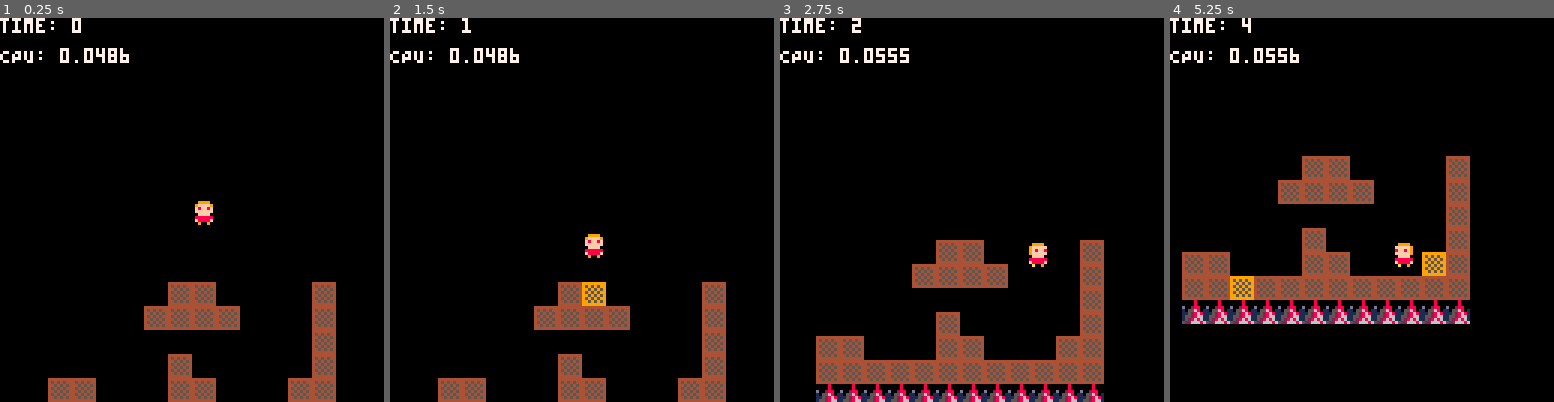
Above: before the commit, frames 1-4 (left to right).
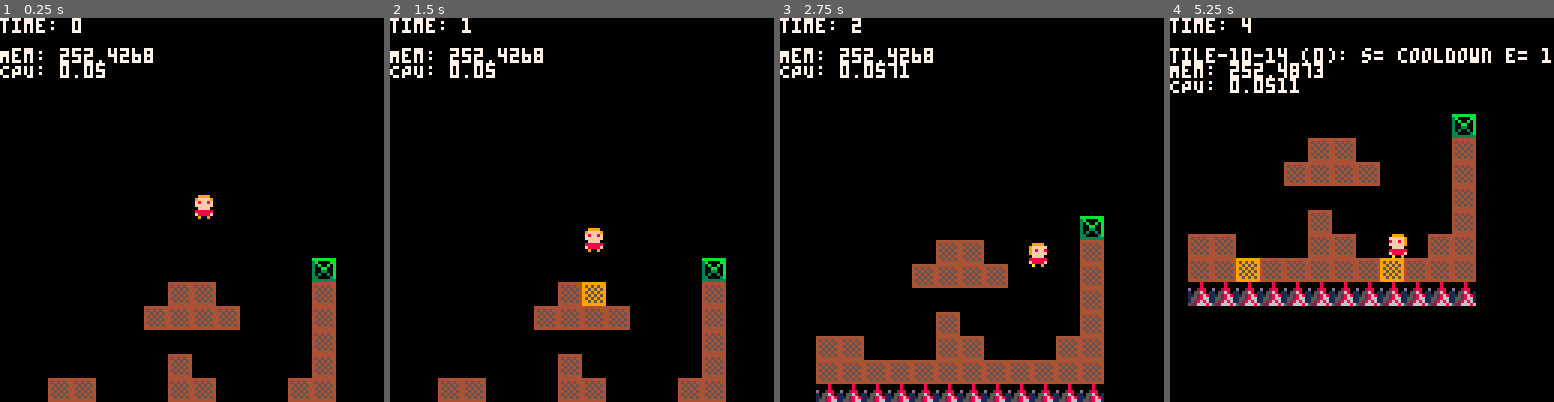
Above: after the commit, the same moments.

Repository: millwardesque/sizzle
Game: PICO-8 cartridge sizzle.p8
Two runs of this game, one before a commit and one after it. Both use one fixed random seed, a clock stepped at 60 frames per second and the inputs below.
Inputs:
- Up to frame 1 (0.25 s): no input
- Up to frame 2 (1.5 s): tap X (X key) at 0.33, 1.07 s; tap O (Z key) at 0.7 s
- Up to frame 3 (2.75 s): hold Right 1.6-2.1 s; tap O (Z key) at 1.7, 2.1, 2.5 s; tap X (X key) at 1.85 s; hold Up 2.15-2.42 s; hold Right from 2.47 s (still down)
- Up to frame 4 (5.25 s): tap O (Z key) every 0.4 s from 2.9 to 4.9 s; tap X (X key) at 2.97, 4.08, 5.2 s; release Right at 3.03 s; hold Left 3.08-3.58 s; hold Down 3.63-3.97 s; hold Right 4.02-4.68 s; hold Up 4.73-5.03 s; hold Left from 5.08 s (still down)

The runs differ from the first frame. In frame 1, 1.4% of the frame differs, in the area x 0-88%, y 7-69%; in frame 2, 1.4%; in frame 3, 1.2%; in frame 4, 20%, in the area x 0-100%, y 7-80%.

Commit message:
Added you-win screen.

Diff:
--- a/game.lua
+++ b/game.lua
@@ -5,6 +5,12 @@
 	top_right = 2,
 	bottom_right = 3,
 	bottom_left = 4,
+}
+
+g_flags = {
+	normal = 0,
+	instakill = 1,
+	level_exit = 2,
 }
 
 --
@@ -124,6 +130,36 @@
 	end,
 }
 
+level_end_state = {
+	enter = function(self)
+	end,
+
+	update = function(self)
+		if btnp(0) or btnp(1) or btnp(2) or btnp(3) or btnp(4) or btnp(5) then
+			set_game_state(ingame_state)
+		end
+	end,
+
+	draw = function(self)
+		-- Draw game-over window
+		camera()
+		clip()
+
+		rectfill(12, 30, 116, 86, 6)
+		rectfill(14, 32, 114, 84, 3)
+		color(7)
+
+		local line_height = 10
+		local print_y = 40
+		print("level complete!", 36, print_y)
+		print_y += line_height
+		print("press any key", 38, print_y)
+	end,
+
+	exit = function(self)
+	end,
+}
+
 --
 -- Create a player
 --
@@ -221,10 +257,14 @@
 			local tile = g_state.tile_manager.tiles[col.cell.x + 1][col.cell.y + 1]
 			g_log.log(tile_str(tile))
 
-			if tile.type == "normal" then
+			if tile.type == g_flags.normal then
 				tile.state = "warmup"
-			elseif tile.type == "instakill" then
+			elseif tile.type == g_flags.instakill then
 				self.kill(self)
+				break
+			elseif tile.type == g_flags.level_exit then
+				set_game_state(level_end_state)
+				break
 			end
 
 			if col.is_ground_collision then
@@ -348,7 +388,7 @@
 		local tile = get_map_tile_at_position(sweeper)
 		if tile ~= nil then
 			-- g_log.log("s: "..vec2_str(sweeper).." tc: "..vec2_str(tile.cell))
-			if fget(tile.sprite, 0) or fget(tile.sprite, 1) then
+			if tile.type ~= nil then
 				-- g_log.log("COLLISION")
 			 	return tile
 			end
@@ -482,26 +522,23 @@
 
 	local cell = position_to_cell(position)
 	local sprite = mget(cell.x, cell.y)
-	local tiletype = ''
-	if (fget(sprite, 0)) then
-		tiletype = 'normal'
-	elseif (fget(sprite, 1)) then
-		tiletype = 'instakill'
-	end
+	local tiletype = get_tile_type(sprite)
 	return { type = tiletype, sprite = sprite, cell = cell, position = cell_to_position(cell.x, cell.y) }
 end
 
 function is_cell_collidable(cell_x, cell_y)
-	return get_tile_type(mget(cell_x, cell_y)) ~= ''
+	return get_tile_type(mget(cell_x, cell_y)) ~= nil
 end
 
 function get_tile_type(sprite)
-	if fget(sprite, 0) then
-		return 'normal'
-	elseif fget(sprite, 1) then
-		return 'instakill'
+	if fget(sprite, g_flags.normal) then
+		return g_flags.normal
+	elseif fget(sprite, g_flags.instakill) then
+		return g_flags.instakill
+	elseif fget(sprite, g_flags.level_exit) then
+		return g_flags.level_exit
 	else
-		return ''
+		return nil
 	end
 end
 
@@ -905,6 +942,7 @@
 		g_state.update(g_state)
 	end
 
+	g_log.log("Mem: "..stat(0))
 	g_log.log("CPU: "..stat(1))
 end
 
--- a/sizzle.p8
+++ b/sizzle.p8
@@ -8,6 +8,12 @@
 	top_right = 2,
 	bottom_right = 3,
 	bottom_left = 4,
+}
+
+g_flags = {
+	normal = 0,
+	instakill = 1,
+	level_exit = 2,
 }
 
 --
@@ -127,6 +133,36 @@
 	end,
 }
 
+level_end_state = {
+	enter = function(self)
+	end,
+
+	update = function(self)
+		if btnp(0) or btnp(1) or btnp(2) or btnp(3) or btnp(4) or btnp(5) then
+			set_game_state(ingame_state)
+		end
+	end,
+
+	draw = function(self)
+		-- Draw game-over window
+		camera()
+		clip()
+
+		rectfill(12, 30, 116, 86, 6)
+		rectfill(14, 32, 114, 84, 3)
+		color(7)
+
+		local line_height = 10
+		local print_y = 40
+		print("level complete!", 36, print_y)
+		print_y += line_height
+		print("press any key", 38, print_y)
+	end,
+
+	exit = function(self)
+	end,
+}
+
 --
 -- Create a player
 --
@@ -224,10 +260,14 @@
 			local tile = g_state.tile_manager.tiles[col.cell.x + 1][col.cell.y + 1]
 			g_log.log(tile_str(tile))
 
-			if tile.type == "normal" then
+			if tile.type == g_flags.normal then
 				tile.state = "warmup"
-			elseif tile.type == "instakill" then
+			elseif tile.type == g_flags.instakill then
 				self.kill(self)
+				break
+			elseif tile.type == g_flags.level_exit then
+				set_game_state(level_end_state)
+				break
 			end
 
 			if col.is_ground_collision then
@@ -351,7 +391,7 @@
 		local tile = get_map_tile_at_position(sweeper)
 		if tile ~= nil then
 			-- g_log.log("s: "..vec2_str(sweeper).." tc: "..vec2_str(tile.cell))
-			if fget(tile.sprite, 0) or fget(tile.sprite, 1) then
+			if tile.type ~= nil then
 				-- g_log.log("COLLISION")
 			 	return tile
 			end
@@ -451,7 +491,7 @@
 				if is_cell_collidable(x, y) then
 					-- @TODO Reset to default tile instead of warmed-up tile.
 					local tiletype = get_tile_type(mget(x, y))
-					add(self.tiles[x + 1], make_tile("Tile-"..x.."-"..y, tiletype, x, y, self.tile_timer_duration, self.cooldown_rate, self.warmup_rate))
+					add(self.tiles[x + 1], make_tile("tile-"..x.."-"..y, tiletype, x, y, self.tile_timer_duration, self.cooldown_rate, self.warmup_rate))
 					add(self.active_tiles, self.tiles[x + 1][y + 1])
 					add(g_state.scene, self.tiles[x + 1][y + 1])
 				else
@@ -485,26 +525,23 @@
 
 	local cell = position_to_cell(position)
 	local sprite = mget(cell.x, cell.y)
-	local tiletype = ''
-	if (fget(sprite, 0)) then
-		tiletype = 'normal'
-	elseif (fget(sprite, 1)) then
-		tiletype = 'instakill'
-	end
+	local tiletype = get_tile_type(sprite)
 	return { type = tiletype, sprite = sprite, cell = cell, position = cell_to_position(cell.x, cell.y) }
 end
 
 function is_cell_collidable(cell_x, cell_y)
-	return get_tile_type(mget(cell_x, cell_y)) ~= ''
+	return get_tile_type(mget(cell_x, cell_y)) ~= nil
 end
 
 function get_tile_type(sprite)
-	if fget(sprite, 0) then
-		return 'normal'
-	elseif fget(sprite, 1) then
-		return 'instakill'
+	if fget(sprite, g_flags.normal) then
+		return g_flags.normal
+	elseif fget(sprite, g_flags.instakill) then
+		return g_flags.instakill
+	elseif fget(sprite, g_flags.level_exit) then
+		return g_flags.level_exit
 	else
-		return ''
+		return nil
 	end
 end
 
@@ -908,6 +945,7 @@
 		g_state.update(g_state)
 	end
 
+	g_log.log("Mem: "..stat(0))
 	g_log.log("CPU: "..stat(1))
 end
 
@@ -934,14 +972,14 @@
 00700700088888800888888008888880088888800000000000000000000000000000000000000000000000000000000000000000000000000000000000000000
 000000000f8888f00f8888f00f8888f000888a000000000000000000000000000000000000000000000000000000000000000000000000000000000000000000
 000000000090090000900a0000a00900009000000000000000000000000000000000000000000000000000000000000000000000000000000000000000000000
-4444444499999999aaaaaaaa00000000000000000000000000000000000000000000000000000000000000000000000000000000000000000000000000000000
-4545454495959599a5a5a5aa00000000000000000000000000000000000000000000000000000000000000000000000000000000000000000000000000000000
-4454545499595959aa5a5a5a00000000000000000000000000000000000000000000000000000000000000000000000000000000000000000000000000000000
-4545454495959599a5a5a5aa00000000000000000000000000000000000000000000000000000000000000000000000000000000000000000000000000000000
-4454545499595959aa5a5a5a00000000000000000000000000000000000000000000000000000000000000000000000000000000000000000000000000000000
-4545454495959599a5a5a5aa00000000000000000000000000000000000000000000000000000000000000000000000000000000000000000000000000000000
-4454545499595959aa5a5a5a00000000000000000000000000000000000000000000000000000000000000000000000000000000000000000000000000000000
-4444444499999999aaaaaaaa00000000000000000000000000000000000000000000000000000000000000000000000000000000000000000000000000000000
+4444444499999999aaaaaaaabbbbbbbb000000000000000000000000000000000000000000000000000000000000000000000000000000000000000000000000
+4545454495959599a5a5a5aa3b0000bb000000000000000000000000000000000000000000000000000000000000000000000000000000000000000000000000
+4454545499595959aa5a5a5a30b00b0b000000000000000000000000000000000000000000000000000000000000000000000000000000000000000000000000
+4545454495959599a5a5a5aa300bb00b000000000000000000000000000000000000000000000000000000000000000000000000000000000000000000000000
+4454545499595959aa5a5a5a3003300b000000000000000000000000000000000000000000000000000000000000000000000000000000000000000000000000
+4545454495959599a5a5a5aa3030030b000000000000000000000000000000000000000000000000000000000000000000000000000000000000000000000000
+4454545499595959aa5a5a5a3300003b000000000000000000000000000000000000000000000000000000000000000000000000000000000000000000000000
+4444444499999999aaaaaaaa33333333000000000000000000000000000000000000000000000000000000000000000000000000000000000000000000000000
 00008000000000000000000000000000000000000000000000000000000000000000000000000000000000000000000000000000000000000000000000000000
 00008000000000000000000000000000000000000000000000000000000000000000000000000000000000000000000000000000000000000000000000000000
 d0028800000000000000000000000000000000000000000000000000000000000000000000000000000000000000000000000000000000000000000000000000
@@ -1056,7 +1094,7 @@
 00000000000000000000000000000000000000000000000000000000000000000000000000000000000000000000000000000000000000000000000000000000
 
 __gff__
-0000000000000000000000000000000001010100000000000000000000000000020000000000000000000000000000000000000000000000000000000000000000000000000000000000000000000000000000000000000000000000000000000000000000000000000000000000000000000000000000000000000000000000
+0000000000000000000000000000000001010104000000000000000000000000020000000000000000000000000000000000000000000000000000000000000000000000000000000000000000000000000000000000000000000000000000000000000000000000000000000000000000000000000000000000000000000000
 0000000000000000000000000000000000000000000000000000000000000000000000000000000000000000000000000000000000000000000000000000000000000000000000000000000000000000000000000000000000000000000000000000000000000000000000000000000000000000000000000000000000000000
 __map__
 0000000000000000000000000000000000000000000000000000000000000000000000000000000000000000000000000000000000000000000000000000000000000000000000000000000000000000000000000000000000000000000000000000000000000000000000000000000000000000000000000000000000000000
@@ -1067,7 +1105,7 @@
 0000000000000000000000000000000000000000000000000000000000000000000000000000000000000000000000000000000000000000000000000000000000000000000000000000000000000000000000000000000000000000000000000000000000000000000000000000000000000000000000000000000000000000
 0000000000000000000000000000000000000000000000000000000000000000000000000000000000000000000000000000000000000000000000000000000000000000000000000000000000000000000000000000000000000000000000000000000000000000000000000000000000000000000000000000000000000000
 0000000000000000000000000000000000000000000000000000000000000000000000000000000000000000000000000000000000000000000000000000000000000000000000000000000000000000000000000000000000000000000000000000000000000000000000000000000000000000000000000000000000000000
-0000000000000000000000000000000000000000000000000000000000000000000000000000000000000000000000000000000000000000000000000000000000000000000000000000000000000000000000000000000000000000000000000000000000000000000000000000000000000000000000000000000000000000
+0000000000000000000000000013000000000000000000000000000000000000000000000000000000000000000000000000000000000000000000000000000000000000000000000000000000000000000000000000000000000000000000000000000000000000000000000000000000000000000000000000000000000000
 0000000000000010100000000010000000000000000000000000000000000000000000000000000000000000000000000000000000000000000000000000000000000000000000000000000000000000000000000000000000000000000000000000000000000000000000000000000000000000000000000000000000000000
 0000000000001010101000000010000000000000000000000000000000000000000000000000000000000000000000000000000000000000000000000000000000000000000000000000000000000000000000000000000000000000000000000000000000000000000000000000000000000000000000000000000000000000
 0000000000000000000000000010000000000000000000000000000000000000000000000000000000000000000000000000000000000000000000000000000000000000000000000000000000000000000000000000000000000000000000000000000000000000000000000000000000000000000000000000000000000000
Not shown, changed: readme.md
